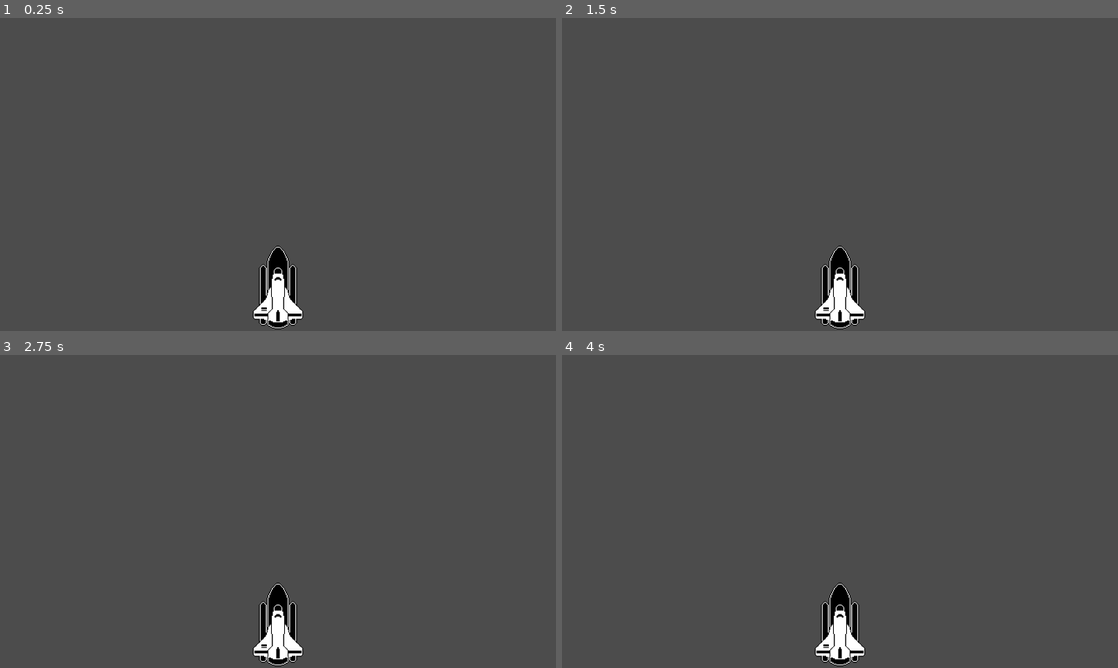
Above: before the commit, frames 1-4 (two rows, left to right).
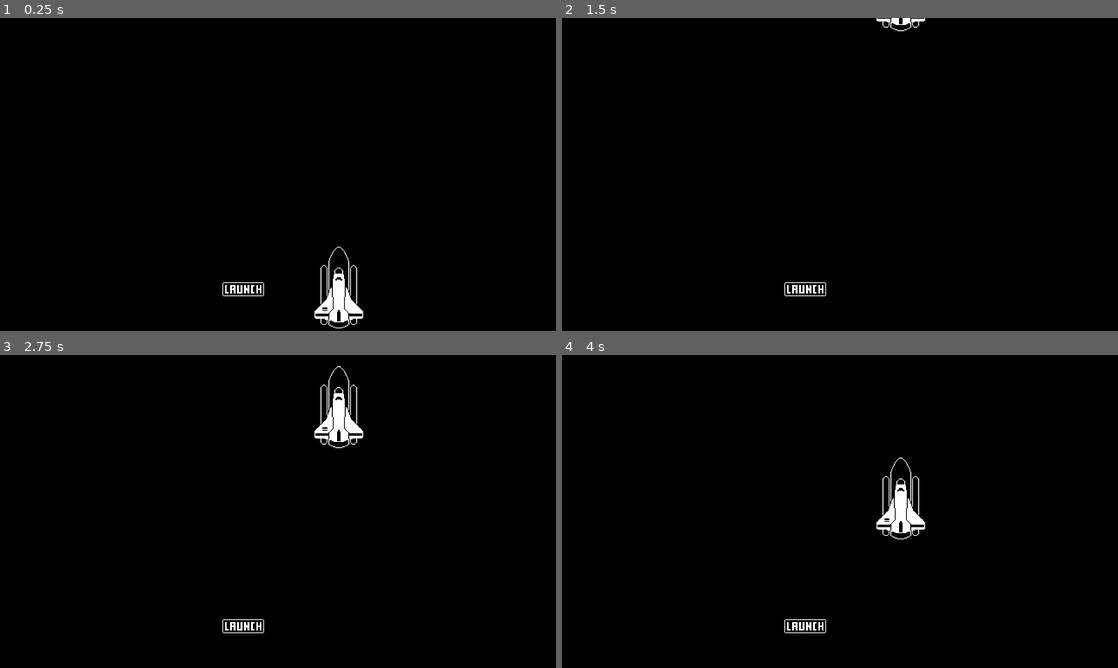
Above: after the commit, the same moments.

Repository: gl2009/1bit-Godot-Course
Game: Godot game, scene res://World.tscn
The game is run twice, just before and just after one commit, with the same random seed, the same clock (stepped at 60 frames per second) and the same inputs.
Inputs (mouse positions are in pixels of both pictures, inside the frame that each line leads up to):
- Up to frame 1 (0.25 s): no input
- Up to frame 2 (1.5 s): click (806, 290) at 0.52 s; click (806, 290) at 1.27 s
- Up to frame 3 (2.75 s): click (244, 627) at 2.02 s
- Up to frame 4 (4 s): tap Enter at 3.5 s

The runs differ from the first frame. In frame 1, 99% of the frame differs, in the area x 0-100%, y 0-100%; in frame 2, 99%; in frame 3, 99%; in frame 4, 99%.

Commit message:
Rocket Launch 2

Diff:
--- /dev/null
+++ b/Rocket Launch/World.gd
@@ -0,0 +1,10 @@
+extends Node
+
+onready var animationPlayer: = $AnimationPlayer
+
+func _ready():
+	pass
+
+
+func _on_TextureButton_pressed():
+	animationPlayer.play("Launch")
--- a/Rocket Launch/World.tscn
+++ b/Rocket Launch/World.tscn
@@ -1,12 +1,57 @@
-[gd_scene load_steps=3 format=2]
+[gd_scene load_steps=6 format=2]
 
 [ext_resource path="res://Rocket Launch Resources/RocketShip.png" type="Texture" id=1]
 [ext_resource path="res://RocketShip.gd" type="Script" id=2]
+[ext_resource path="res://World.gd" type="Script" id=3]
+[ext_resource path="res://Rocket Launch Resources/LaunchButton.png" type="Texture" id=4]
+
+[sub_resource type="Animation" id=1]
+resource_name = "Launch"
+tracks/0/type = "value"
+tracks/0/path = NodePath("RocketShip:position")
+tracks/0/interp = 2
+tracks/0/loop_wrap = true
+tracks/0/imported = false
+tracks/0/enabled = true
+tracks/0/keys = {
+"times": PoolRealArray( 0, 1 ),
+"transitions": PoolRealArray( 1, 1 ),
+"update": 0,
+"values": [ Vector2( 780, 620 ), Vector2( 780, -111 ) ]
+}
 
 [node name="World" type="Node"]
+script = ExtResource( 3 )
+
+[node name="ColorRect" type="ColorRect" parent="."]
+margin_left = -40.0
+margin_top = -32.0
+margin_right = 1368.0
+margin_bottom = 816.0
+color = Color( 0, 0, 0, 1 )
+__meta__ = {
+"_edit_use_anchors_": false
+}
 
 [node name="RocketShip" type="Sprite" parent="."]
-position = Vector2( 640, 620 )
+position = Vector2( 780, 620 )
 scale = Vector2( 2, 2 )
 texture = ExtResource( 1 )
 script = ExtResource( 2 )
+
+[node name="AnimationPlayer" type="AnimationPlayer" parent="."]
+anims/Launch = SubResource( 1 )
+
+[node name="TextureButton" type="TextureButton" parent="."]
+anchor_right = 0.037
+anchor_bottom = 0.028
+margin_left = 512.0
+margin_top = 608.0
+margin_right = 512.64
+margin_bottom = 603.84
+rect_scale = Vector2( 2, 2 )
+texture_normal = ExtResource( 4 )
+__meta__ = {
+"_edit_use_anchors_": false
+}
+[connection signal="pressed" from="TextureButton" to="." method="_on_TextureButton_pressed"]
